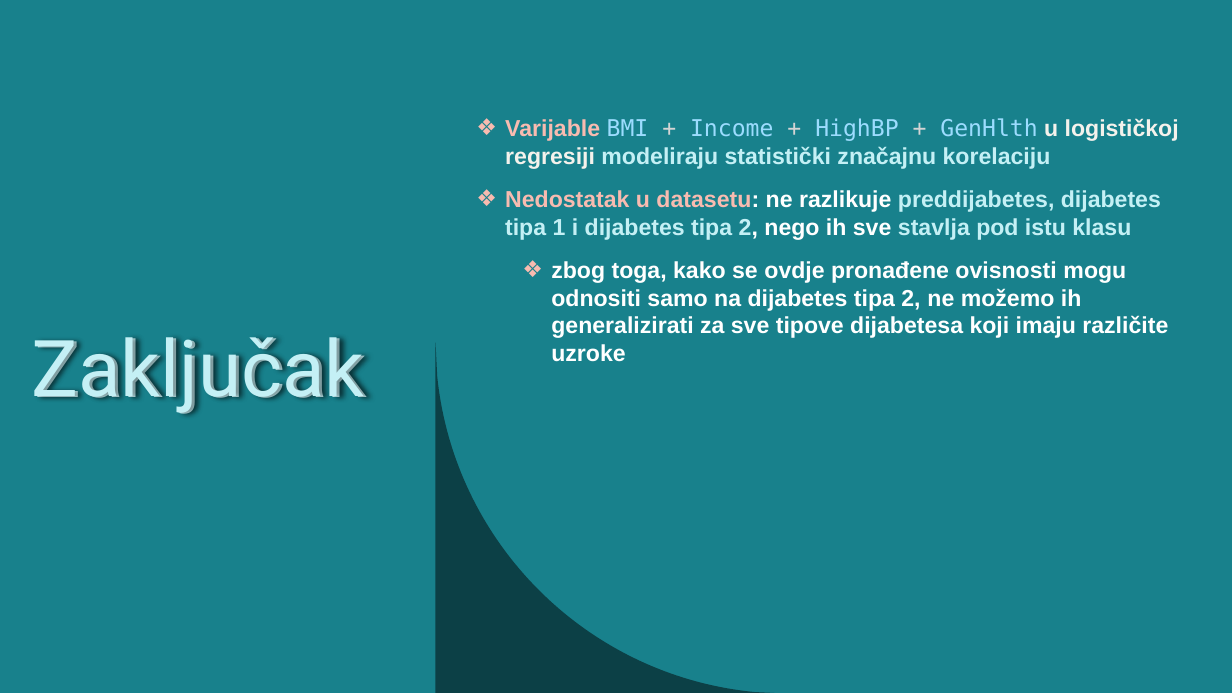
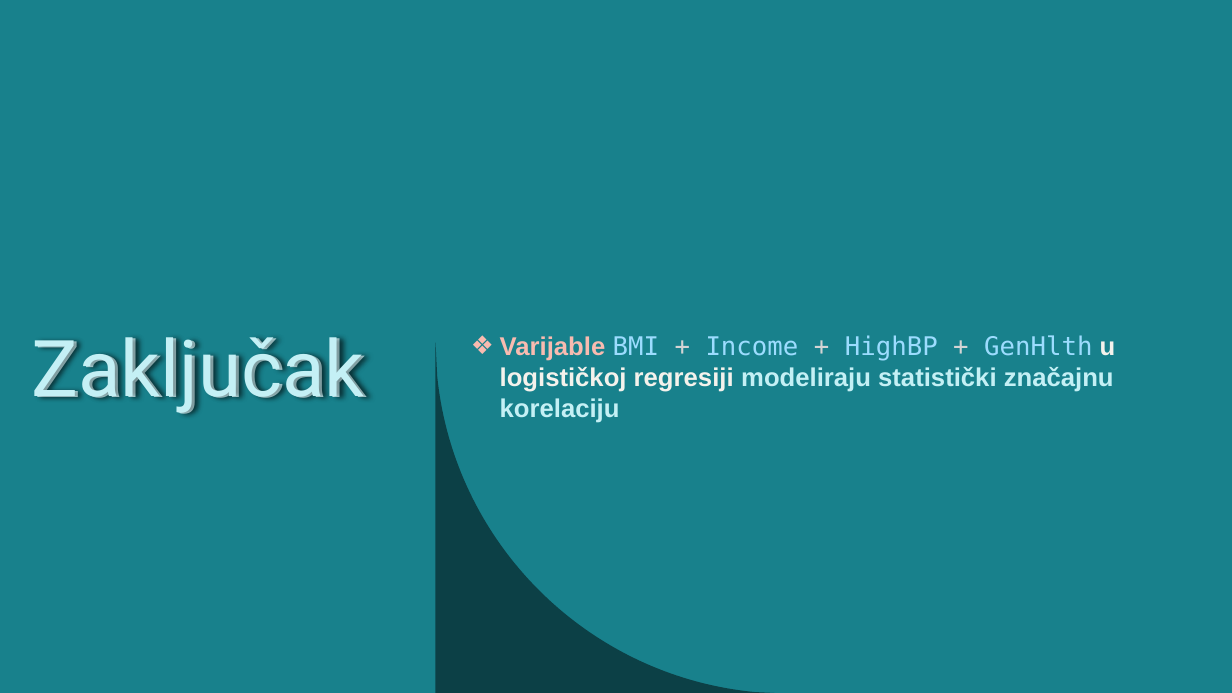
Before and after one commit to jfletcher20/diabetes-health-indicators-analysis, a slide deck: slide 25 of documentation/documentation.pptx. Drawn at 1232x693 pixels with LibreOffice and Linux fonts; fonts in the diff are those of the drawing. Boxes give left, top, right and bottom in pixels: in the first picture for what was removed or moved away, otherwise in the second. Text is boxed around its words. In the diff, an @@ line names an element or a change of style, - is before the commit and + after.

```diff
--- a/documentation/documentation.pptx
+++ b/documentation/documentation.pptx
@@ text at box(505, 190, 1168, 338): paragraphs removed @@
-❖ Nedostatak u datasetu: ne razlikuje preddijabetes, dijabetes tipa 1 i dijabetes tipa 2, nego ih sve stavlja pod istu klasu
-  ❖ zbog toga, kako se ovdje pronađene ovisnosti mogu odnositi samo na dijabetes tipa 2, ne možemo ih generalizirati za sve tipove dijabetesa koji imaju različite uzroke
@@ text "Varijable BMI + Income + ...": place and size @@
-text "Varijable BMI + Income + ..." at box(505, 118, 1179, 338)
+text "Varijable BMI + Income + ..." at box(500, 335, 1116, 392)
@@ text "Varijable BMI + Income + ..." at box(500, 335, 1116, 392): size 18 to 20 pt @@
```
Also in this commit, not shown: 8 other slides changed.
